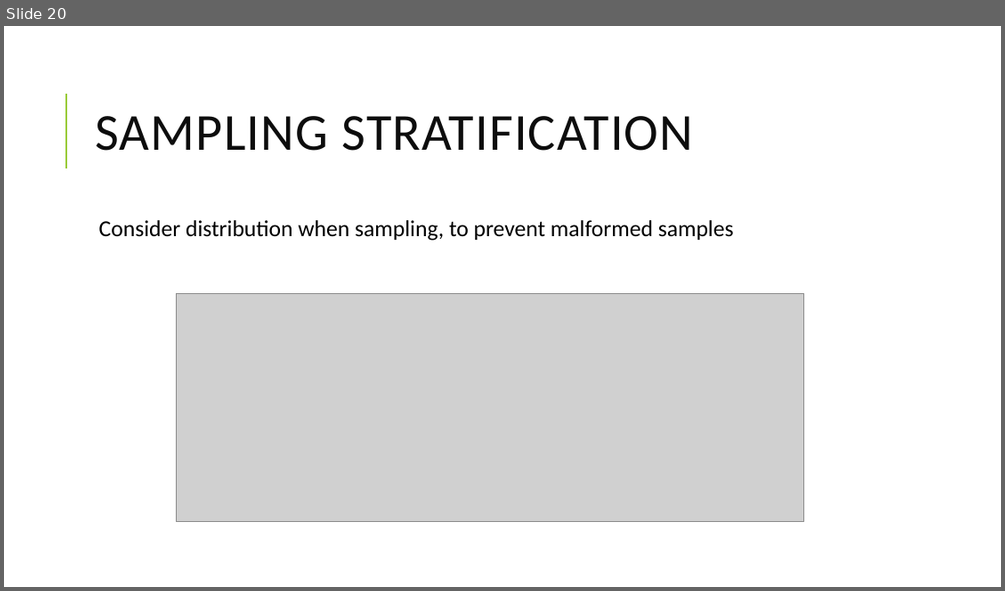
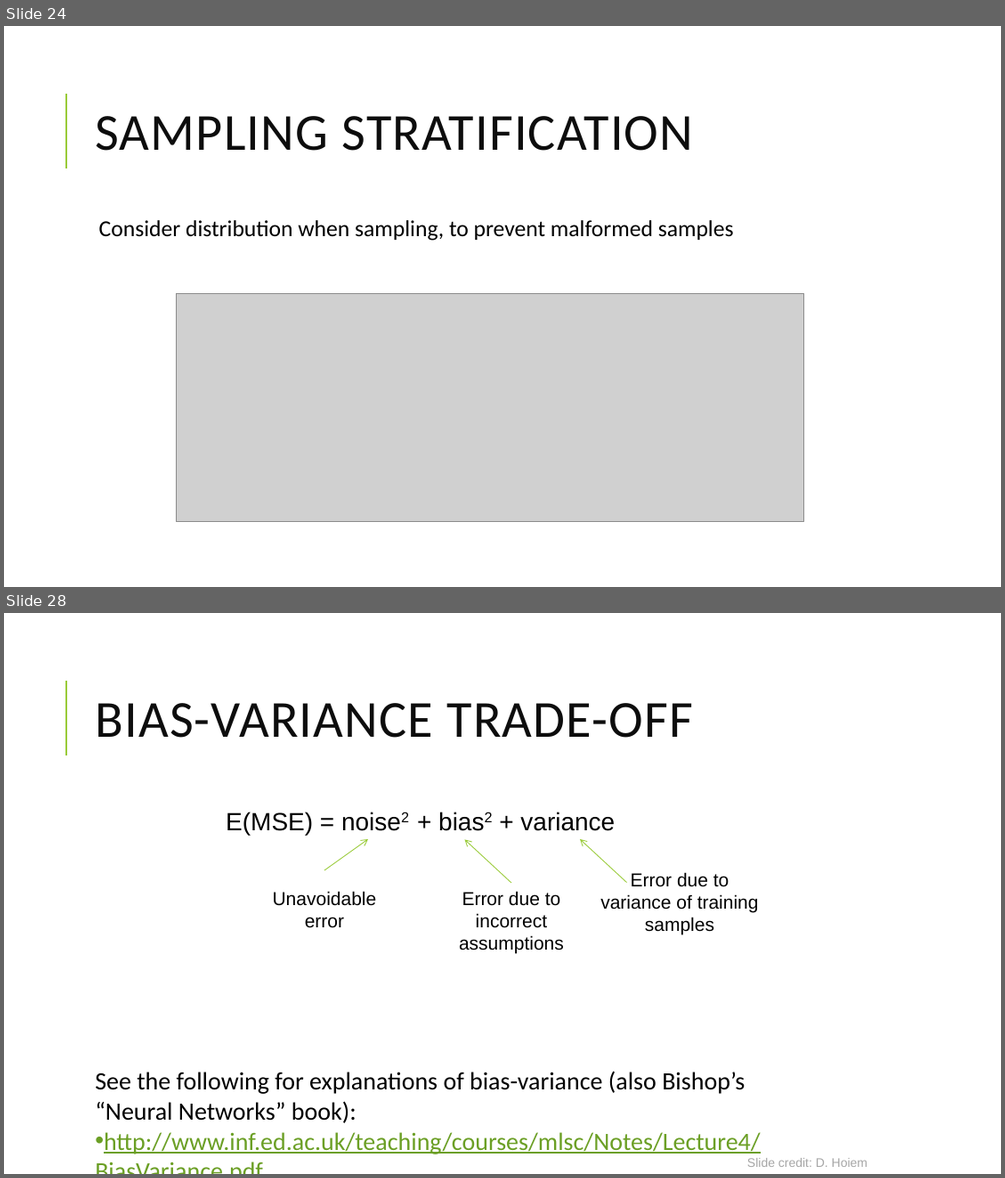
Before and after one commit to yaniv63/applied-data-science, a slide deck: Applied Data Science - 07 Machine Learning in Python.pptx. Shown one above the other, each under a label of ours: slide 20 before the commit, slides 24 and 28 after it; the slides between them are not shown. The pictures are 1005x591 and 1005x1178 pixels, drawn with LibreOffice and Linux fonts; fonts in the diff are those of the drawing; grey boxes stand for pictures. Boxes give left, top, right and bottom in pixels: in the first picture for what was removed or moved away, otherwise in the second. Text is boxed around its words. In the diff, an @@ line names an element or a change of style, - is before the commit and + after.

```diff
--- a/Applied Data Science - 07 Machine Learning in Python.pptx
+++ b/Applied Data Science - 07 Machine Learning in Python.pptx
@@ slide 28 added at box(4, 613, 1001, 1174), background #FFFFFF; not listed: 1 template element that a slide beside it also shows @@
@@ title added at box(95, 703, 694, 738), 50 pt, text #0D0D0D @@
+BIAS-VARIANCE TRADE-OFF
@@ group added at box(226, 811, 759, 953): 4 texts, 3 arrows @@
+E(MSE) = noise2 + bias2 + variance
+Unavoidable error
+Error due to incorrect assumptions
+Error due to variance of training samples
@@ text added at box(95, 1070, 760, 1154), 24 pt, text #000000 @@
+See the following for explanations of bias-variance (also Bishop’s “Neural Networks” book):
+• http://www.inf.ed.ac.uk/teaching/courses/mlsc/Notes/Lecture4/BiasVariance.pdf
@@ text added at box(747, 1158, 867, 1167), 12 pt, text #A6A6A6 @@
+Slide credit: D. Hoiem
@@ what was slide 20 is now slide 24 @@
```
Also in this commit, not shown: 1 slide changed, 15 other slides added, 1 slide removed, 7 other files.
